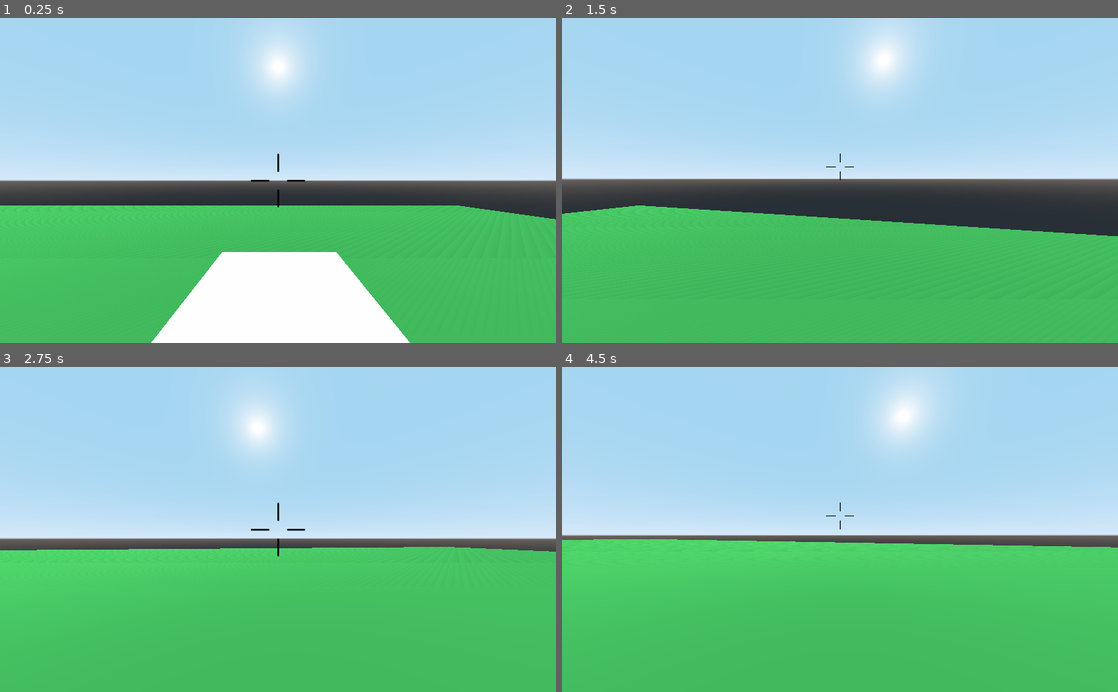
Above: before the commit, frames 1-4 (two rows, left to right).
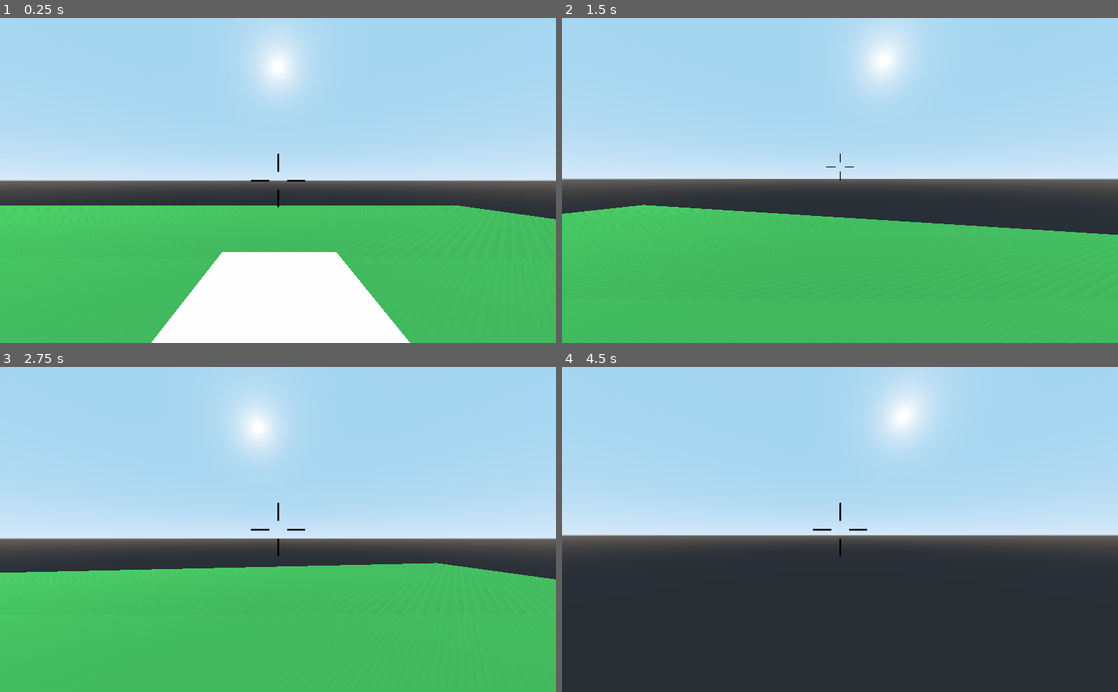
Above: after the commit, the same moments.

Repository: camgrodgers/senior-fps
Game: Godot game, scene res://Main.tscn
Two runs of this game, one before a commit and one after it. Both use one fixed random seed, a clock stepped at 60 frames per second and the inputs below.
Inputs (mouse positions are in pixels of both pictures, inside the frame that each line leads up to):
- Up to frame 1 (0.25 s): no input
- Up to frame 2 (1.5 s): move the mouse to (867, 180) at 0.52 s; hold Shift (sprint) 0.53-1.28 s; hold Up (move_forward) from 0.53 s (still down); tap C (crouch) at 0.6 s; tap Space (jump) at 0.77, 1.07 s; move the mouse to (812, 180) at 1.27 s; tap Shift (sprint) at 1.35 s
- Up to frame 3 (2.75 s): keep holding Up (move_forward); tap Space (jump) at 1.52, 1.55, 1.82 s; move the mouse to (289, 523) at 2.02 s; hold Space (jump) from 2.03 s (still down); tap C (crouch) at 2.3 s
- Up to frame 4 (4.5 s): keep holding Up (move_forward); move the mouse to (834, 536) at 2.77 s; release Space (jump) at 2.78 s; tap C (crouch) at 2.85 s; tap Space (jump) at 3.02, 3.32, 3.77, 3.8, 4.07 s; tap Shift (sprint) at 3.05 s; move the mouse to (878, 532) at 3.52 s; hold Shift (sprint) 3.53-4.28 s; move the mouse to (795, 526) at 4.27 s; click (795, 526) at 4.35 s

The runs differ from the first frame. In frame 2, 0.3% of the frame differs, in the area x 1-100%, y 57-68%; in frame 3, 6.1%; in frame 4, 46%, in the area x 0-100%, y 41-100%.
Error in both runs: Invalid get index '0' (on base: 'Array'). (res://Enemies/Enemy.gd:145)

Commit message:
improving movement code, doing general code cleanup

Diff:
--- a/Enemies/Enemy.gd
+++ b/Enemies/Enemy.gd
@@ -71,7 +71,7 @@
 			target = collider
 			return true
 
-func aim_at_player(delta):
+func aim_at_player(_delta):
 	var space_state = get_world().direct_space_state
 	for h in target.hitboxes():
 		var body_ray = space_state.intersect_ray($Gun.global_transform.origin, h.global_transform.origin, [self])
--- a/Levels/TestLevel.gd
+++ b/Levels/TestLevel.gd
@@ -9,7 +9,7 @@
 func _ready():
 	add_instances()
 
-func _physics_process(delta):
+func _physics_process(_delta):
 	# NOTE: it might make sense to replace this bool flag with a signal
 	if not(player.is_dead and Input.is_action_pressed("jump")):
 		return
--- a/Levels/TestLevel.tscn
+++ b/Levels/TestLevel.tscn
@@ -90,6 +90,16 @@
 width = 4.91803
 depth = 14.8888
 
+[node name="CSGBox9" type="CSGBox" parent="NavigationMeshInstance/CSGCombiner/Walls"]
+transform = Transform( -0.00991845, 0.663483, 0.748125, 0.00202352, 0.748174, -0.663499, -0.999949, -0.00506704, -0.00876329, 38.7789, 1.79414, 19.4835 )
+width = 4.91803
+depth = 14.8888
+
+[node name="CSGBox10" type="CSGBox" parent="NavigationMeshInstance/CSGCombiner/Walls"]
+transform = Transform( -0.00997111, 0.343749, 0.939008, -0.00174562, 0.939047, -0.343782, -0.999949, -0.00506704, -0.00876329, 44.4206, 2.61506, 11.177 )
+width = 4.91803
+depth = 23.1281
+
 [node name="CSGBox2" type="CSGBox" parent="NavigationMeshInstance/CSGCombiner/Walls"]
 transform = Transform( 1, 0, 0, 0, 1, 0, 0, 0, 1, 27.3901, 1.26255, 0 )
 width = 3.0
--- a/Player/HUD.gd
+++ b/Player/HUD.gd
@@ -23,7 +23,7 @@
 func player_dead_message():
 	$CenterContainer/Label.visible = true
 
-func _process(delta):
+func _process(_delta):
 	margin_right = get_viewport().size.x
 	margin_bottom = get_viewport().size.y
 	$CenterContainer.margin_right = get_viewport().size.x
--- a/Player/Player.gd
+++ b/Player/Player.gd
@@ -1,20 +1,6 @@
 extends KinematicBody
 
-export var speed: float = 4.0
-onready var PlayerStats = $PlayerStats
-
-const GRAVITY = -24.8
-
-var vel = Vector3()
-
-const MAX_SPEED = 20
-const JUMP_SPEED = 18
-const ACCEL = 4.5
-var DEACCEL = 16
-const MAX_SLOPE_ANGLE = 40
-var MOUSE_SENSITIVITY = 0.05
-var isCrouching = false
-var stamina = 100
+onready var PlayerStats: Node = $PlayerStats
 
 var is_dead: bool = false
 
@@ -33,10 +19,35 @@
 		$HUD.player_dead_message()
 		set_process(false)
 		set_physics_process(false)
-		set_process_input(false)
+#		set_process_input(false)
 
 	# Movement
-	var aiming = $CameraHolder.transform.basis
+	process_movement(delta)
+	# Using items/weapons
+	process_item_use(delta)
+	# Screen shake
+	screen_shake(delta)
+
+# Movement
+const GRAVITY: float = -24.8
+
+var vel: Vector3 = Vector3()
+
+const MAX_SPEED: int = 20
+const AIR_CONTROL_SPEED: int = 5
+const JUMP_HEIGHT: int = 18
+const ACCEL: float = 4.5
+const DEACCEL: float = 16.0
+const MAX_SLOPE_ANGLE: int = 40
+
+enum PlayerStance{CROUCHING, STANDING}
+
+var stance: int = PlayerStance.STANDING
+var is_crouching = false
+var stamina = 100
+
+func process_movement(delta: float) -> void:
+	var aiming: Basis = $CameraHolder.transform.basis
 	var direction: Vector3 = Vector3()
 
 	if Input.is_action_pressed("move_forward"):
@@ -50,34 +61,36 @@
 
 	direction = direction.normalized()
 
-	var snap = Vector3(0,-0.05,0)
-
 	if is_on_floor():
 		if Input.is_action_just_pressed("jump"):
-			vel.y = JUMP_SPEED
+			vel.y = JUMP_HEIGHT
 
 	if(Input.is_action_just_pressed("crouch") && is_on_floor()):
-		if(isCrouching):
+		if(is_crouching):
 			$CameraHolder.translation.y += 1
 			$HUD.zoomOut()
 		else:
 			$CameraHolder.translation.y -= 1
 			$HUD.zoomIn()
-		isCrouching = !isCrouching
+		is_crouching = !is_crouching
 
 	direction.y = 0
 	direction = direction.normalized()
 
 	if((vel.y < 0.1) && is_on_floor()):
-		vel.y = vel.y
+		vel.y = 0
 	else:
 		vel.y += delta * GRAVITY
 
-	var hvel = vel
+	var hvel: Vector3 = vel
 	hvel.y = 0
 
 	var target = direction
-	target *= MAX_SPEED
+	if (is_on_floor()):
+		target *= MAX_SPEED
+	else:
+		target *= AIR_CONTROL_SPEED
+		target += hvel
 
 	var accel
 
@@ -90,7 +103,7 @@
 	vel.x = hvel.x
 	vel.z = hvel.z
 
-	if(Input.is_action_pressed("sprint") && !isCrouching && (stamina > 0)):
+	if(Input.is_action_pressed("sprint") && !is_crouching && (stamina > 0)):
 		vel.x *= 1.025
 		vel.z *= 1.025
 		stamina -= 0.2
@@ -98,25 +111,25 @@
 		if(stamina < 100):
 			stamina += 0.2
 
-#	print(stamina)
 
-	if(isCrouching):
+	if(is_crouching):
 		vel.x = vel.x * 0.75
 		vel.z = vel.z * 0.75
 
-	if(isCrouching):
+	if(is_crouching):
 		$StandingCollisionShape.disabled = true
 		$CrouchingCollisionShape.disabled = false
 	else:
 		$StandingCollisionShape.disabled = false
 		$CrouchingCollisionShape.disabled = true
 
-	if (vel.y > 0.1):
-		snap = Vector3(0,0,0)
-
+	print(vel)
+	print(is_on_floor())
+	var snap = Vector3.DOWN if is_on_floor() and vel.y == 0 else Vector3.ZERO
 	move_and_slide_with_snap(vel, snap, Vector3(0, 1, 0), 0.05, 4, deg2rad(MAX_SLOPE_ANGLE))
 
-	# Using items/weapons
+# Weapons/item use
+func process_item_use(_delta: float) -> void:
 	if Input.is_action_pressed("use_item_alt"):
 		$CameraHolder/Camera/ItemHolder.visible = true
 	else:
@@ -138,32 +151,29 @@
 		if obj.has_method("take_damage"):
 			obj.take_damage()
 
-	# Screen shake
-	screen_shake(delta)
+# Camera motion
+export var turn_speed: int = 50
+export var inverse_x: bool = false
+export var inverse_y: bool = false
 
-# Camera motion
-export var turn_speed = 50
-export var inverse_x = false
-export var inverse_y = false
+var aim_x: float = 0.00
+var aim_y: float = 0.00
 
-var aim_x = 0.00
-var aim_y = 0.00
-
-var turn_factor
-var inverse_x_factor = -1
-var inverse_y_factor = -1
+var turn_factor: float
+var inverse_x_factor: int = -1
+var inverse_y_factor: int = -1
 
 var screen_shake_width: float = .005
 var screen_shake_counter: float = 0
 
-func screen_shake(delta: float):
+func screen_shake(delta: float) -> void:
 	if screen_shake_counter == INF:
 		screen_shake_counter = 0
 	var offset_x = sin(screen_shake_counter) * screen_shake_width
 	screen_shake_counter += delta * 1
 	$CameraHolder/Camera.set_rotation(Vector3(0, offset_x, 0))
 
-func _input(event):
+func _input(event: InputEvent) -> void:
 	if !event is InputEventMouseMotion:
 		return
 
--- a/Player/PlayerStats.gd
+++ b/Player/PlayerStats.gd
@@ -19,9 +19,9 @@
 	var enemies: Array = get_tree().get_nodes_in_group("enemies")
 	if enemies.size() == 0:
 		last_known_position = null
-		hidden_from_enemies == true
-		new_hidden_from_enemies == true
-		known_cover_position == false
+		hidden_from_enemies = true
+		new_hidden_from_enemies = true
+		known_cover_position = false
 	for e in enemies:
 		if e.can_see_player:
 			new_hidden_from_enemies = false
